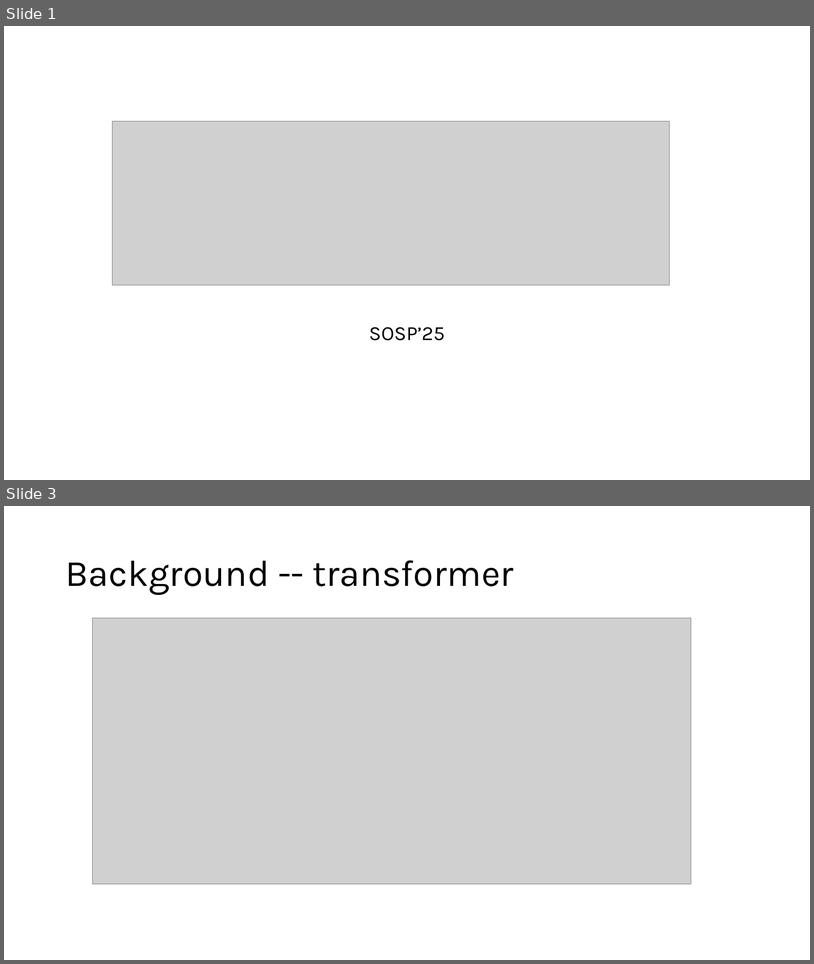
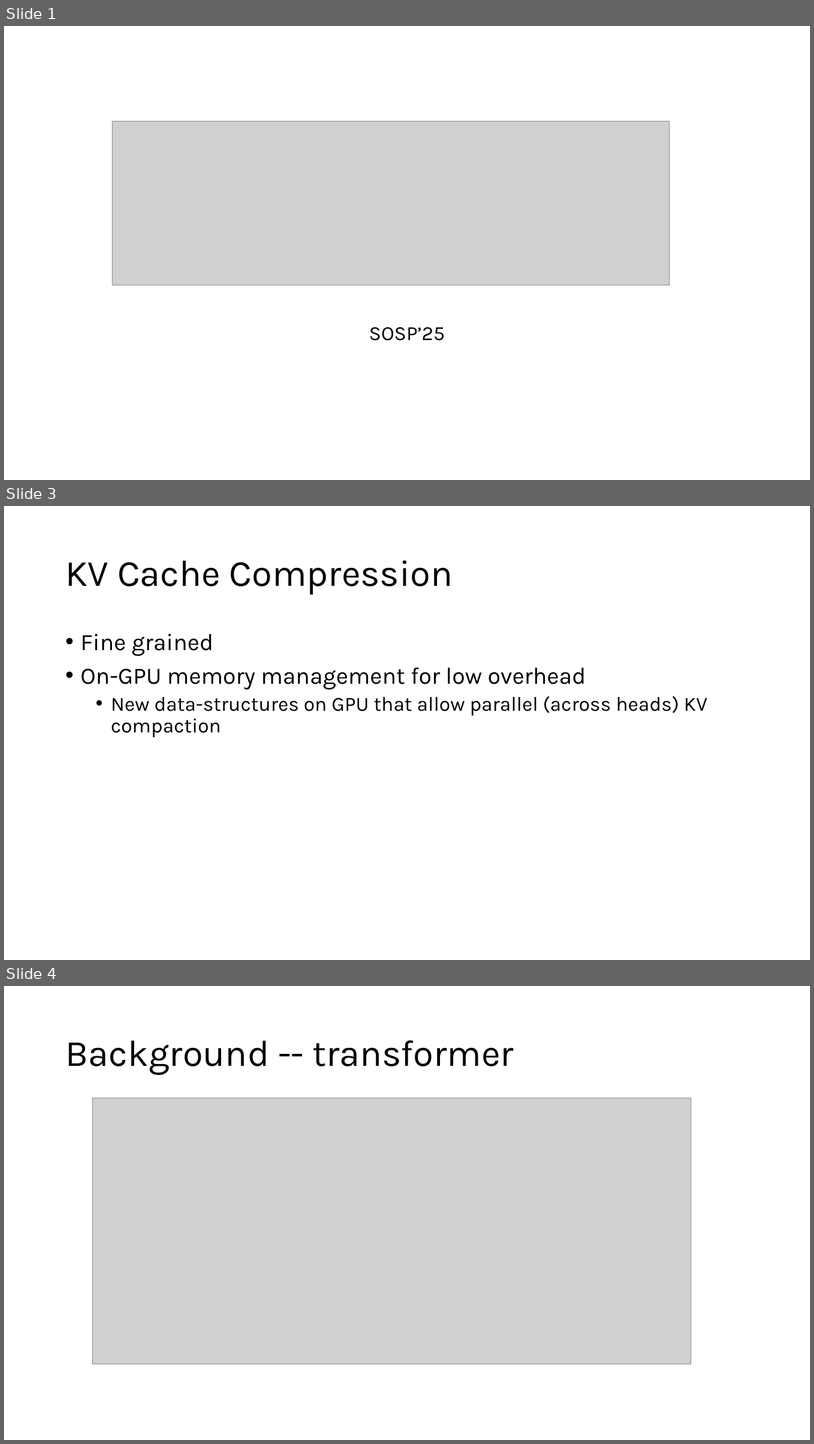
Before and after one commit to HaseebLUMS/Onyx-Presentation, a slide deck: DiffKV MLSys Seminar.pptx. Shown one above the other, each under a label of ours: slides 1 and 3 before the commit, slides 1, 3 and 4 after it; the slides between them are not shown. The pictures are 814x964 and 814x1444 pixels, drawn with LibreOffice and Linux fonts; fonts in the diff are those of the drawing; grey boxes stand for pictures. Boxes give left, top, right and bottom in pixels: in the first picture for what was removed or moved away, otherwise in the second. Text is boxed around its words. In the diff, an @@ line names an element or a change of style, - is before the commit and + after.

```diff
--- a/DiffKV MLSys Seminar.pptx
+++ b/DiffKV MLSys Seminar.pptx
@@ slide 3 added at (x1=4, y1=506, x2=810, y2=960), background #FFFFFF @@
@@ title added at (x1=65, y1=560, x2=453, y2=595), 44 pt, text #000000 @@
+KV Cache Compression
@@ text added at (x1=81, y1=634, x2=708, y2=737), 24 pt, text #000000 @@
+• Fine grained
+• On-GPU memory management for low overhead
+  • New data-structures on GPU that allow parallel (across heads) KV compaction
@@ what was slide 3 is now slide 4 @@
```
Also in this commit, not shown: 3 slides changed, 7 other slides added.
